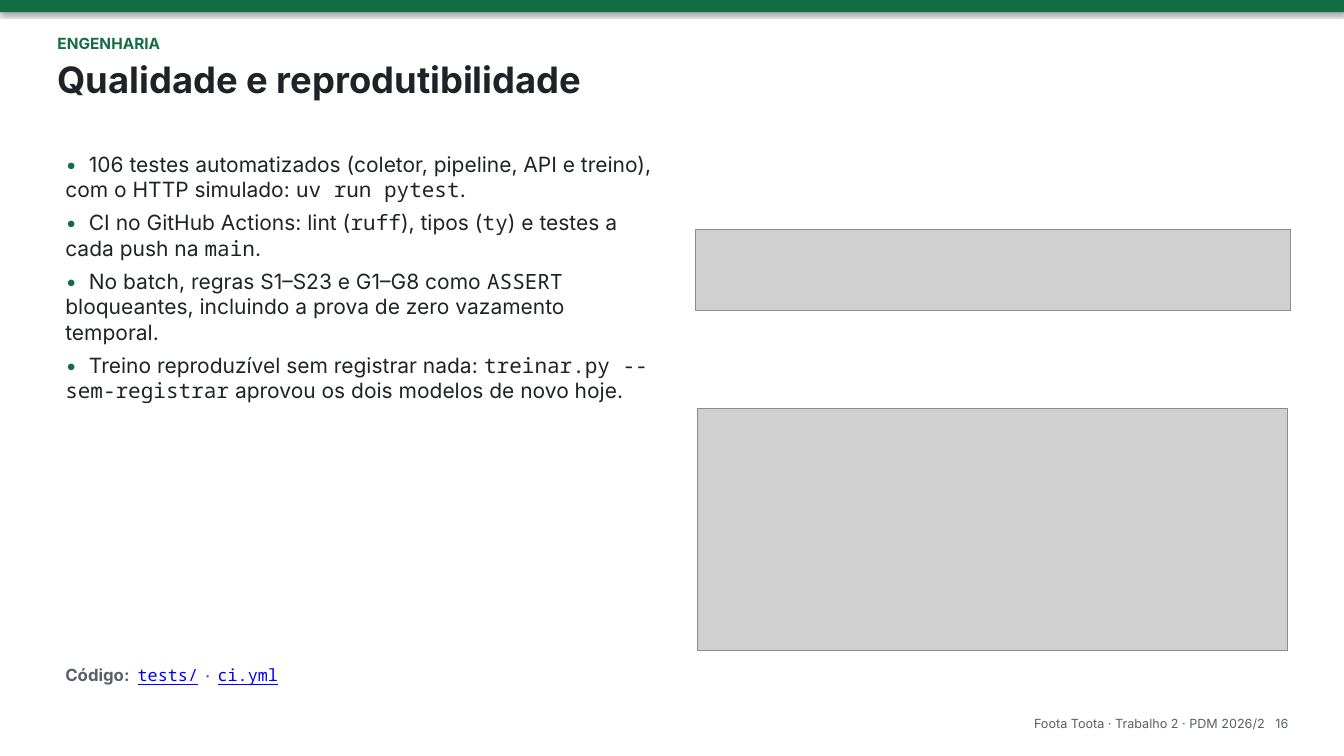
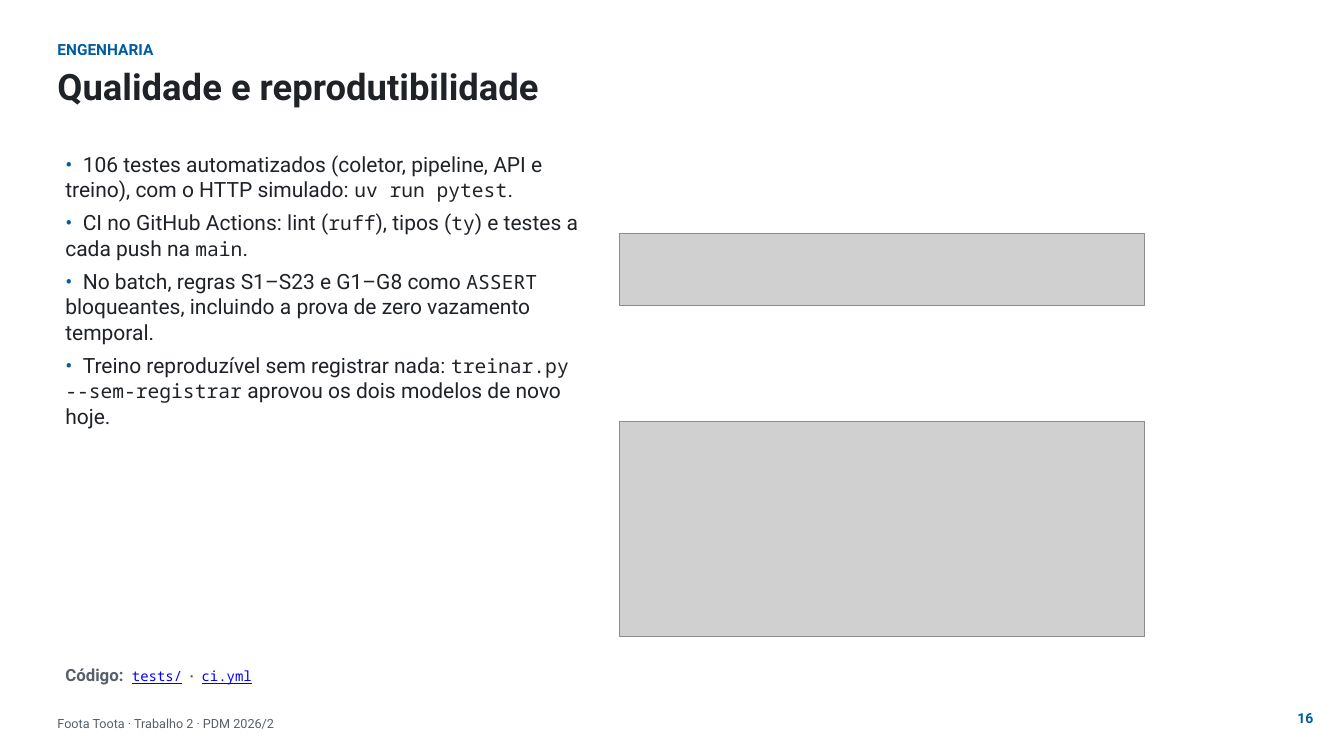
Before and after one commit to phael-exe/foota-toota, a slide deck: slide 16 of docs/apresentacao/trabalho2.pptx. Drawn at 1344x756 pixels with LibreOffice and Linux fonts; fonts in the diff are those of the drawing; grey boxes stand for pictures; background and template pictures are left out. Boxes give left, top, right and bottom in pixels: in the first picture for what was removed or moved away, otherwise in the second. Text is boxed around its words. In the diff, an @@ line names an element or a change of style, - is before the commit and + after.

```diff
--- a/docs/apresentacao/trabalho2.pptx
+++ b/docs/apresentacao/trabalho2.pptx
@@ rectangle removed at box(0, 0, 1344, 12) @@
@@ text "ENGENHARIA" at box(57, 44, 153, 55): font Inter to Roboto, text colour #146C43 to #005CA1 @@
@@ text "Qualidade e reprodutibilidade": place and size @@
-text "Qualidade e reprodutibilidade" at box(57, 65, 582, 101)
+text "Qualidade e reprodutibilidade" at box(57, 72, 539, 108)
@@ text "Qualidade e reprodutibilidade" at box(57, 72, 539, 108): font Inter to Roboto @@
@@ text "• 106 testes automatizados (coletor, ..." at box(65, 155, 578, 429): size 15 to 14 pt in "uv run pytest.", "(ruff), (ty) main.", "ASSERT", "treinar.py --sem-registrar"; font Inter to Roboto in "• 106 testes automatizados (coletor, pipeline, API ...", "• CI no GitHub Actions: lint (ruff), ...", "• No batch, regras S1–S23 e G1–G8 ...", "• Treino reproduzível sem registrar nada: aprovou ..."; text colour #146C43 to #005CA1 in "•", "•", "•", "•" @@
@@ picture: place and size @@
-picture at box(696, 229, 1291, 310)
+picture at box(620, 234, 1144, 306)
@@ picture: place and size @@
-picture at box(698, 408, 1288, 650)
+picture at box(620, 421, 1144, 636)
@@ text "Código: tests/ · ci.yml" at box(65, 668, 252, 685): size 12 to 10 pt in "tests/ ci.yml"; font Inter to Roboto in "Código:" @@
@@ text at box(57, 718, 274, 729): text changed; font Inter to Roboto @@
-Foota Toota · Trabalho 2 · PDM 2026/2 16
+Foota Toota · Trabalho 2 · PDM 2026/2
@@ text added at box(1297, 713, 1313, 723), 10 pt, text #005CA1, bold @@
+16
```
Also in this commit, not shown: 16 other slides changed, 1 slide added, 4 other files.
